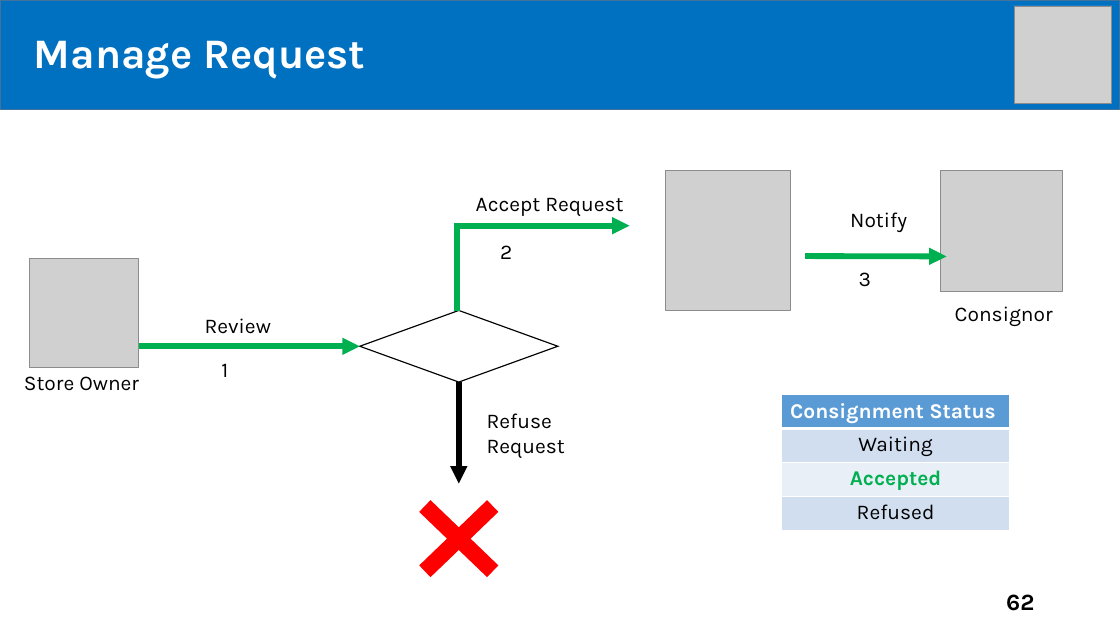
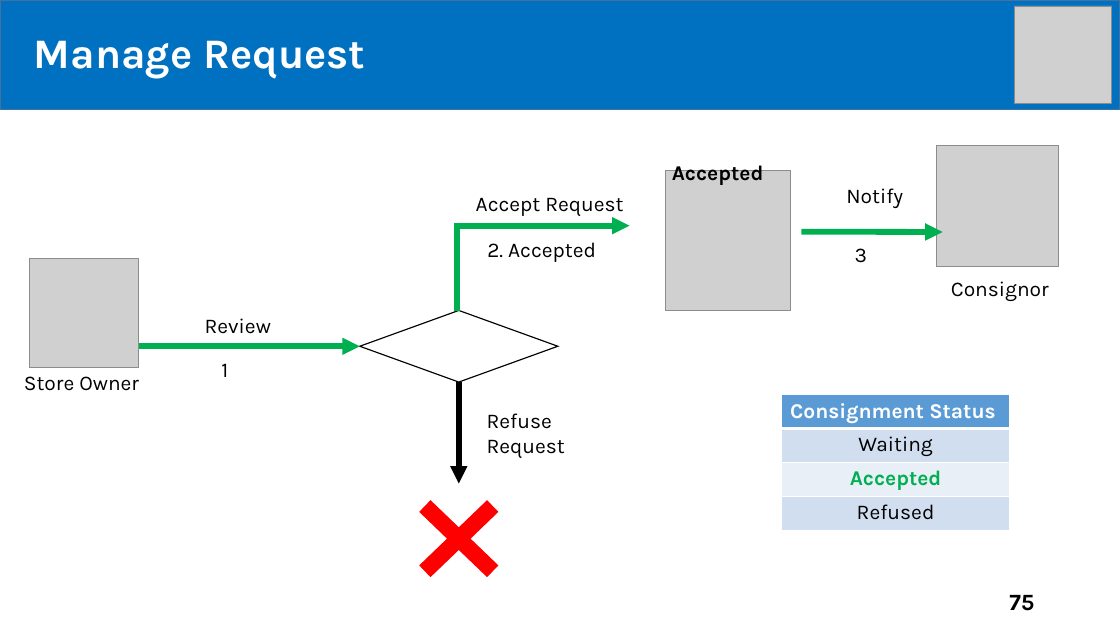
Before and after one commit to tiendan3108/CP, a slide deck: slide 75 of Source/Presentation/PreFinalPresentation.pptx (slide 62 before the commit). Drawn at 1120x630 pixels with LibreOffice and Linux fonts; fonts in the diff are those of the drawing; grey boxes stand for pictures. Boxes give left, top, right and bottom in pixels: in the first picture for what was removed or moved away, otherwise in the second. Text is boxed around its words. In the diff, an @@ line names an element or a change of style, - is before the commit and + after.

```diff
--- a/Source/Presentation/PreFinalPresentation.pptx
+++ b/Source/Presentation/PreFinalPresentation.pptx
@@ text added at bbox=[672, 161, 764, 185], 18 pt, text #000000, bold @@
+Accepted
@@ 3 texts, 1 picture, 1 arrow: place and size @@
-3 texts, 1 picture, 1 arrow at bbox=[806, 171, 1063, 326]
+3 texts, 1 picture, 1 arrow at bbox=[802, 146, 1060, 301]
@@ text at bbox=[487, 242, 596, 262]: text changed @@
-2
+2. Accepted
@@ page number at bbox=[1009, 595, 1034, 611]: text changed @@
-62
+75
```
Also in this commit, not shown: 22 other slides changed, 14 slides added.
